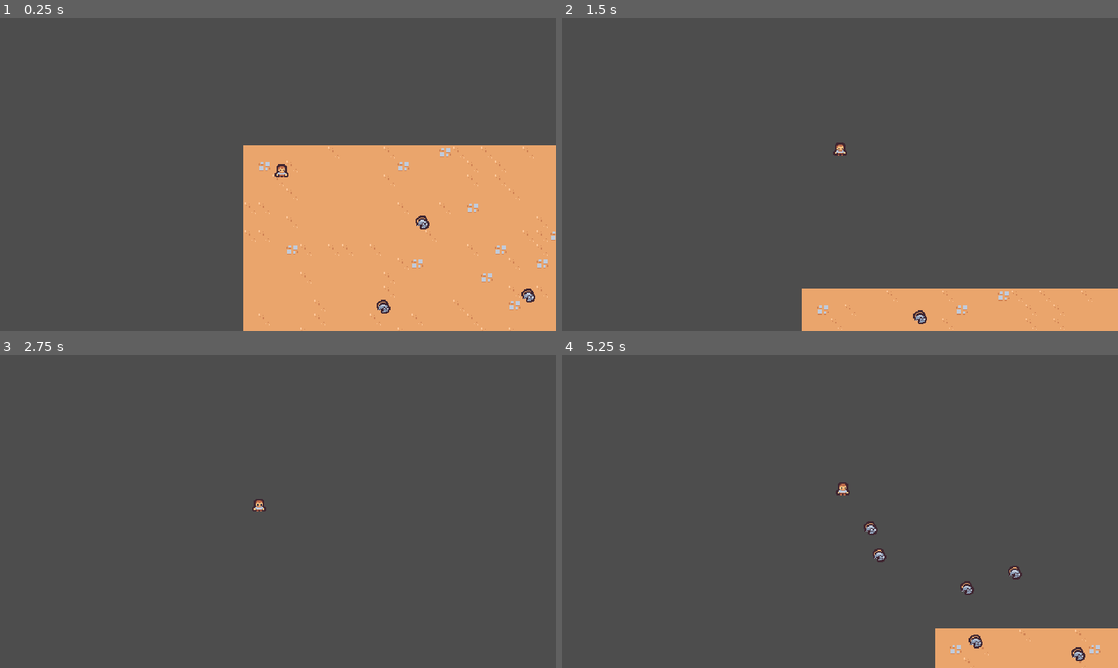
Above: before the commit, frames 1-4 (two rows, left to right).
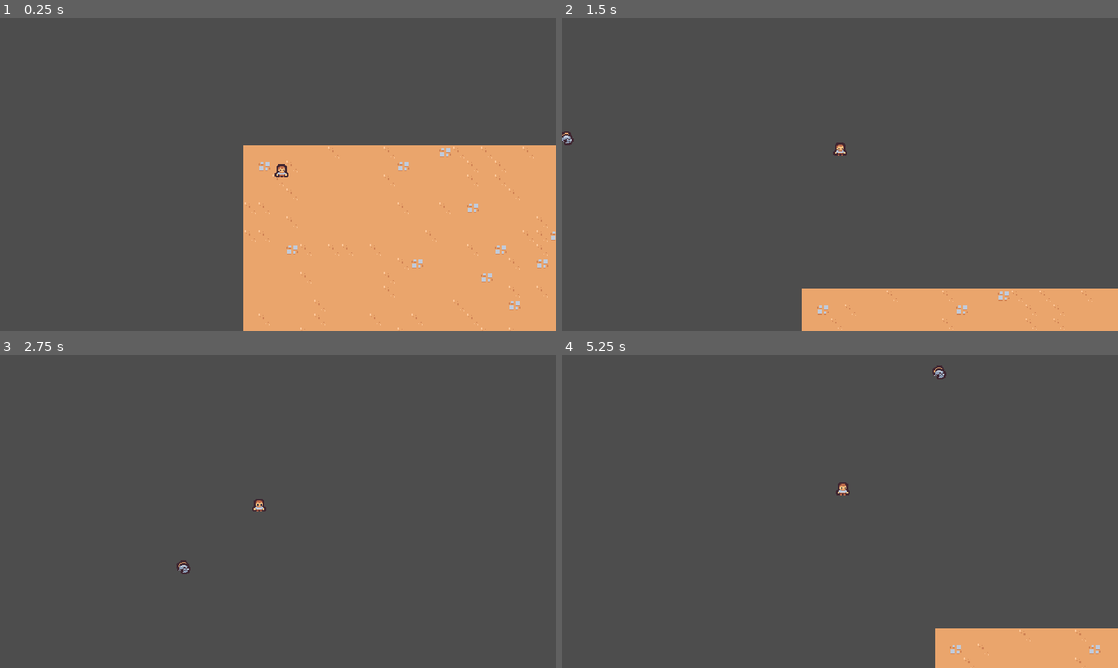
Above: after the commit, the same moments.

Repository: TinyTakinTeller/FirstGodotProject
Game: Godot game, scene res://scenes/main/main.tscn
Same seed, same stepped clock (60 frames per second), same inputs: the game is played once before the commit and once after it.
Inputs:
- Up to frame 1 (0.25 s): no input
- Up to frame 2 (1.5 s): hold Up (move_up) from 0.53 s (still down)
- Up to frame 3 (2.75 s): tap Enter at 2 s; release Up (move_up) at 2.03 s; hold Left (move_left) from 2.03 s (still down)
- Up to frame 4 (5.25 s): tap Space at 3.5 s; release Left (move_left) at 3.53 s; hold Down (move_down) 3.53-4.28 s; hold Right (move_right) 4.28-5.03 s; hold Up (move_up) from 5.03 s (still down)

The runs differ from the first frame. In frame 1, 0.2% of the frame differs, in the area x 67-97%, y 63-95%; in frame 2, 0.2%; in frame 3, less than 0.1%; in frame 4, 0.6%, in the area x 54-95%, y 3-98%.

Commit message:
chapter 2.7 | enemy spawner

Diff:
--- a/scenes/controller/sword_ability_controller/sword_ability_controller.gd
+++ b/scenes/controller/sword_ability_controller/sword_ability_controller.gd
@@ -14,7 +14,7 @@
 	if player == null:
 		return
 
-	var target: Node2D = get_closest_enemy_in_ability_range(player)
+	var target: Node2D = get_closest_enemy_in_radius(player, self.ability_range)
 	if target == null:
 		return
 
@@ -31,13 +31,13 @@
 	target.get_parent().add_child(sword_instance)
 
 
-func get_closest_enemy_in_ability_range(target: Node2D) -> Node2D:
+func get_closest_enemy_in_radius(target: Node2D, radius: int) -> Node2D:
 	var enemies: Array[Node] = self.get_tree().get_nodes_in_group("enemy")
 	if enemies.size() == 0:
 		return null
 
 	enemies = enemies.filter(func(enemy: Node2D):
-		return enemy.global_position.distance_squared_to(target.global_position) < pow(ability_range, 2)
+		return enemy.global_position.distance_squared_to(target.global_position) < pow(radius, 2)
 	)
 	if enemies.size() == 0:
 		return null;
--- a/scenes/main/main.tscn
+++ b/scenes/main/main.tscn
@@ -1,11 +1,13 @@
 [gd_scene load_steps=5 format=3 uid="uid://o7b72hn4d3ef"]
 
 [ext_resource type="TileSet" uid="uid://dvbs3ye5sj3wq" path="res://resources/tileset.tres" id="1_4n1tn"]
+[ext_resource type="PackedScene" uid="uid://dt5dthdadn0kj" path="res://scenes/manager/enemy_manager.tscn" id="1_jx2sw"]
 [ext_resource type="PackedScene" uid="uid://7u5tog6k4j5t" path="res://scenes/player/player.tscn" id="1_sjfq2"]
 [ext_resource type="PackedScene" uid="uid://b6t4tcqfsn5q0" path="res://scenes/game_camera/game_camera.tscn" id="3_agt7c"]
-[ext_resource type="PackedScene" uid="uid://5nvw1i856kr3" path="res://scenes/basic_enemy/basic_enemy.tscn" id="4_l1vbq"]
 
 [node name="Main" type="Node"]
+
+[node name="EnemyManager" parent="." instance=ExtResource("1_jx2sw")]
 
 [node name="Camera2D" parent="." instance=ExtResource("3_agt7c")]
 
@@ -16,21 +18,3 @@
 
 [node name="Player" parent="." instance=ExtResource("1_sjfq2")]
 position = Vector2(44, 37)
-
-[node name="BasicEnemy" parent="." instance=ExtResource("4_l1vbq")]
-position = Vector2(173, 201)
-
-[node name="BasicEnemy2" parent="." instance=ExtResource("4_l1vbq")]
-position = Vector2(441, 97)
-
-[node name="BasicEnemy3" parent="." instance=ExtResource("4_l1vbq")]
-position = Vector2(224, 95)
-
-[node name="BasicEnemy4" parent="." instance=ExtResource("4_l1vbq")]
-position = Vector2(308, 298)
-
-[node name="BasicEnemy5" parent="." instance=ExtResource("4_l1vbq")]
-position = Vector2(345, 181)
-
-[node name="BasicEnemy6" parent="." instance=ExtResource("4_l1vbq")]
-position = Vector2(484, 251)
--- /dev/null
+++ b/scenes/manager/enemy_manager.gd
@@ -0,0 +1,26 @@
+extends Node
+
+@export var enemy_scene: PackedScene
+@export var spawn_radius: int
+
+
+# Called when the node enters the scene tree for the first time.
+func _ready():
+	$Timer.timeout.connect(on_timer_timeout)
+
+
+func on_timer_timeout() -> void:
+	var player: Node2D = self.get_tree().get_first_node_in_group("player") as Node2D
+	if player == null:
+		return
+	spawn_enemy_instance(player, self.spawn_radius)
+
+
+## enemy instance is spawned at random point that is 'distance' away from 'target'
+func spawn_enemy_instance(target: Node2D, distance: float) -> void:
+	var random_direction: Vector2 = Vector2.RIGHT.rotated(randf_range(0, TAU))
+	var spawn_position: Vector2 = target.global_position + (distance * random_direction)
+
+	var enemy_instance: Node2D = self.enemy_scene.instantiate() as Node2D
+	enemy_instance.global_position = spawn_position
+	target.get_parent().add_child(enemy_instance)
--- /dev/null
+++ b/scenes/manager/enemy_manager.tscn
@@ -0,0 +1,12 @@
+[gd_scene load_steps=3 format=3 uid="uid://dt5dthdadn0kj"]
+
+[ext_resource type="Script" path="res://scenes/manager/enemy_manager.gd" id="1_w16j7"]
+[ext_resource type="PackedScene" uid="uid://5nvw1i856kr3" path="res://scenes/basic_enemy/basic_enemy.tscn" id="2_pn3wo"]
+
+[node name="EnemyManager" type="Node"]
+script = ExtResource("1_w16j7")
+enemy_scene = ExtResource("2_pn3wo")
+spawn_radius = 375
+
+[node name="Timer" type="Timer" parent="."]
+autostart = true
Not shown, changed: readme.md
